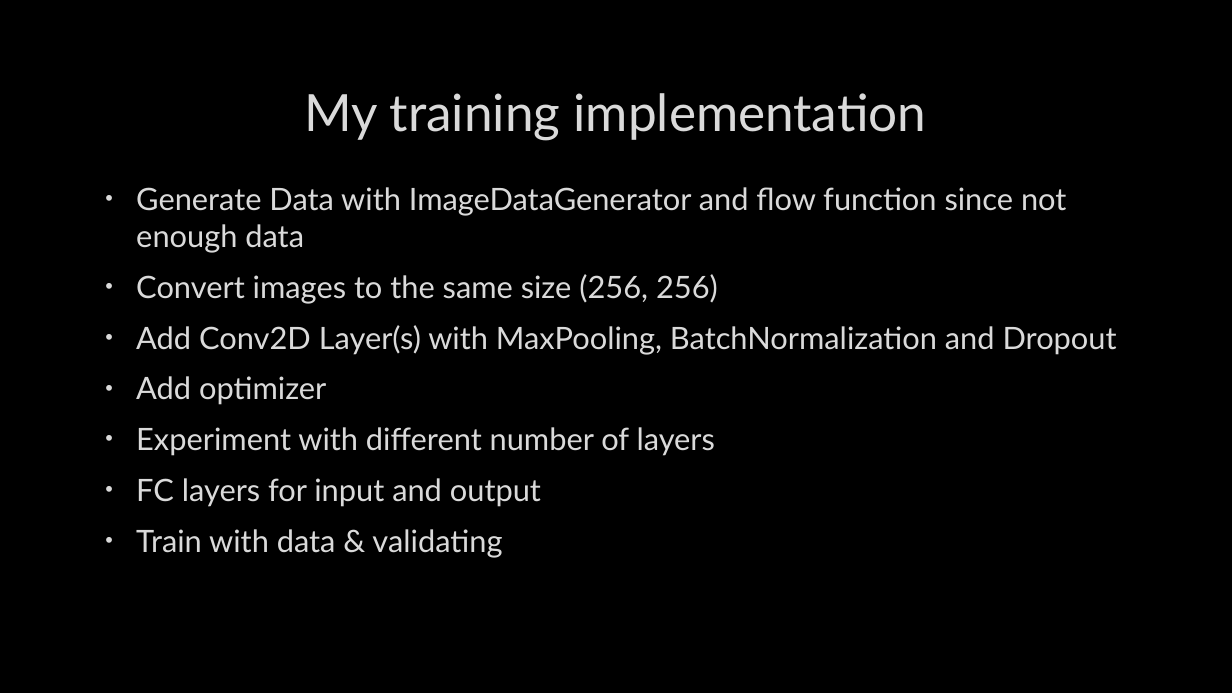
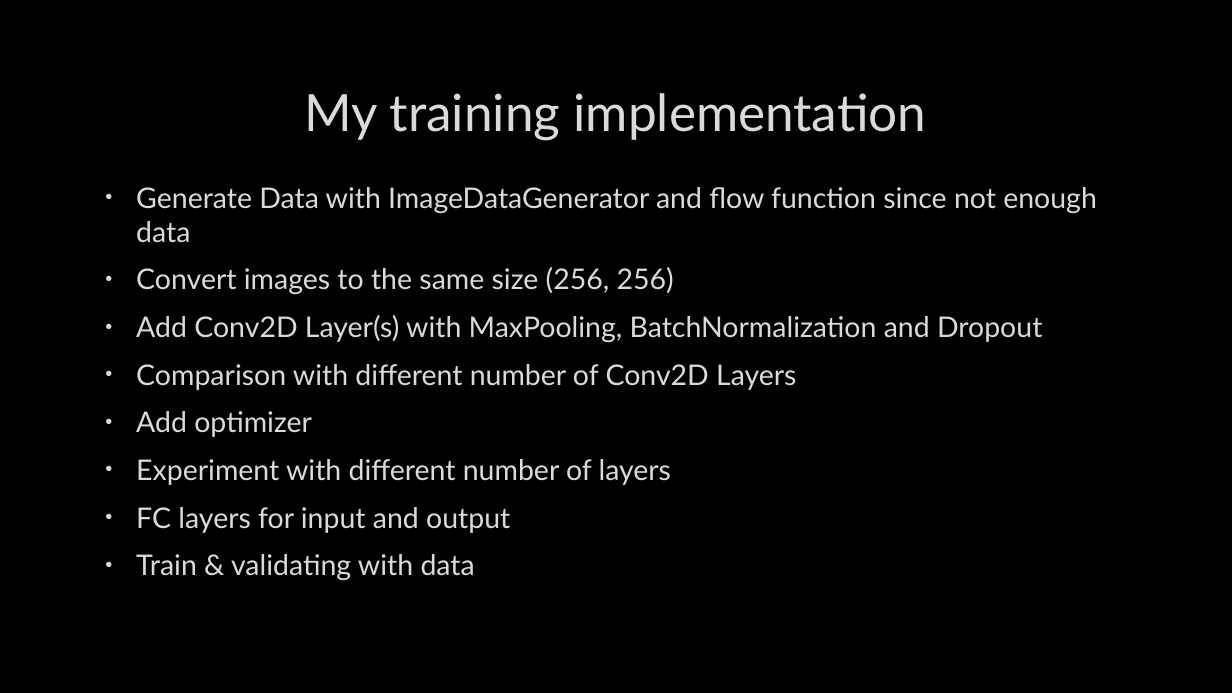
Before and after one commit to nexttimesr/car-classification, a slide deck: slide 4 of project.pptx. Drawn at 1232x693 pixels with LibreOffice and Linux fonts; fonts in the diff are those of the drawing; background and template pictures are left out. Boxes give left, top, right and bottom in pixels: in the first picture for what was removed or moved away, otherwise in the second. Text is boxed around its words. In the diff, an @@ line names an element or a change of style, - is before the commit and + after.

Commit message:
corrected typo

```diff
--- a/project.pptx
+++ b/project.pptx
@@ text at <box>136,187,1097,533</box>: size 24 to 22.2 pt in "Generate Data with ImageDataGenerator and flow function ...", "Convert images to the same size (256, ...", "Add Conv2D Layer(s) with MaxPooling, BatchNormalization and ...", "Add optimizer" and 2 more places @@
@@ text at <box>136,364,796,390</box>: paragraph added @@
+• Comparison with different number of Conv2D Layers
@@ text at <box>136,554,475,581</box>: text changed; size 24 to 22.2 pt @@
-• Train with data & validating
+• Train & validating with data
```
Also in this commit, not shown: 3 other slides changed.
